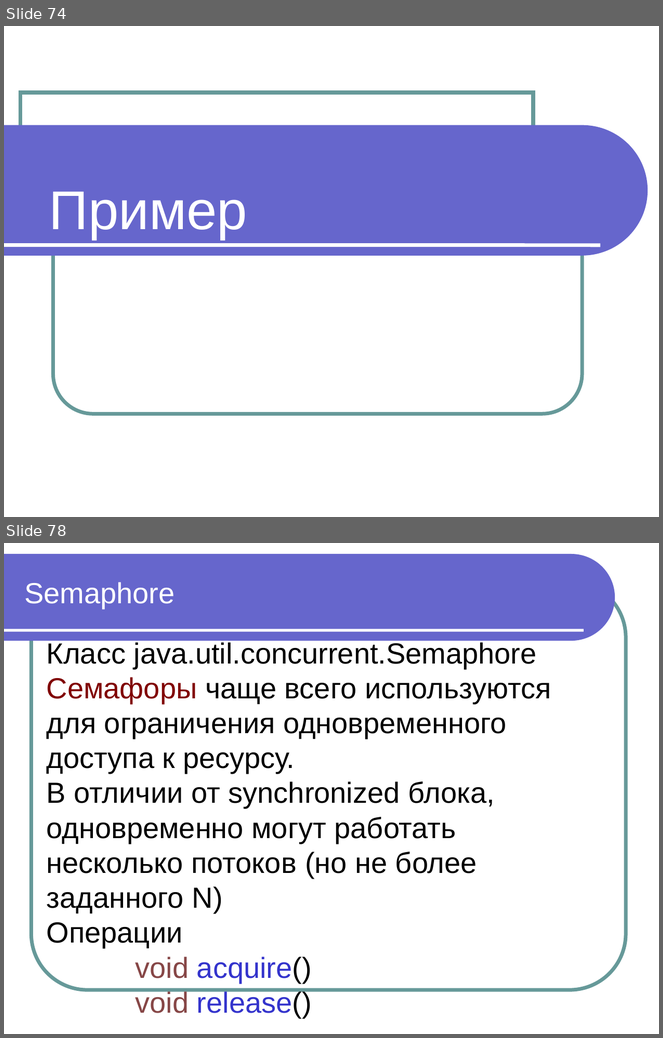
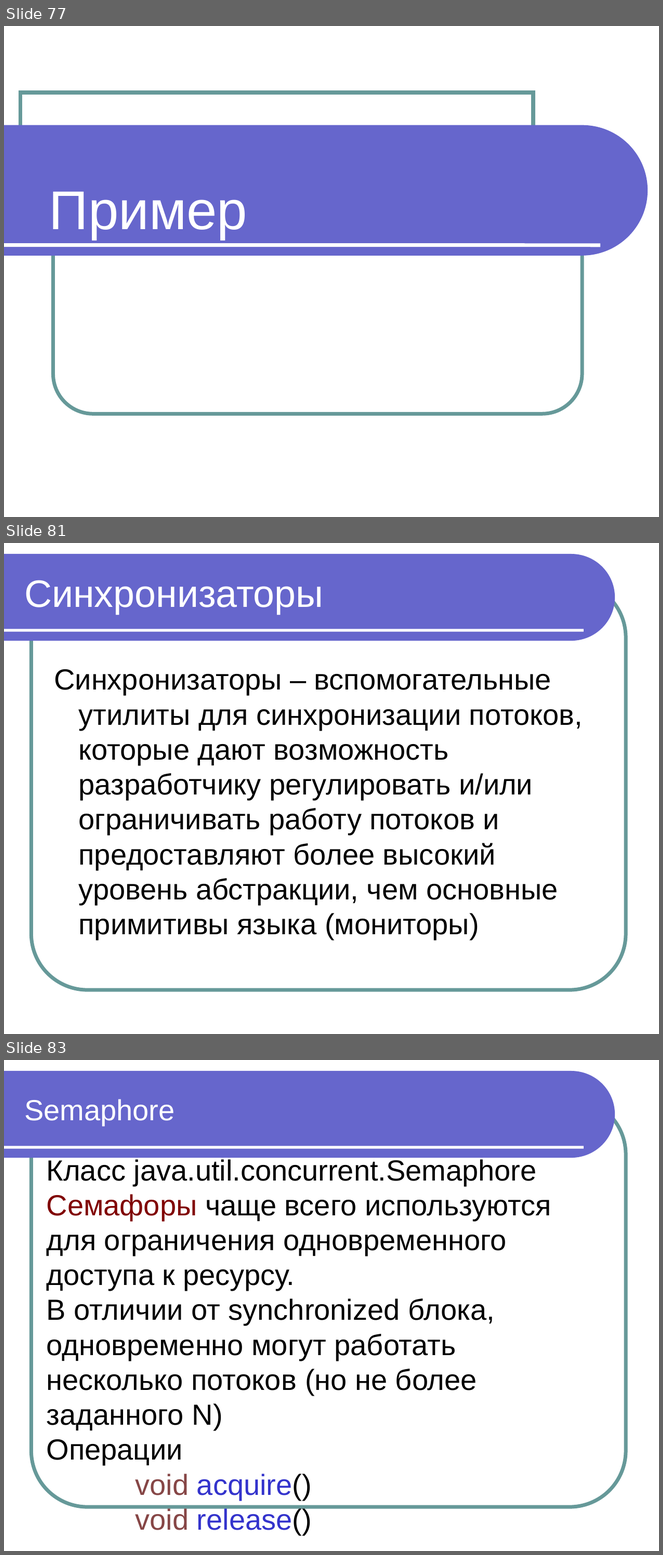
Before and after one commit to maxchv/JavaLessons, a slide deck: Lesson15/Modul 11 Vychislitelnye potoki.pptx. Shown one above the other, each under a label of ours: slides 74 and 78 before the commit, slides 77, 81 and 83 after it; the slides between them are not shown. The pictures are 663x1038 and 663x1555 pixels, drawn with LibreOffice and Linux fonts; fonts in the diff are those of the drawing. Boxes give left, top, right and bottom in pixels: in the first picture for what was removed or moved away, otherwise in the second. Text is boxed around its words. In the diff, an @@ line names an element or a change of style, - is before the commit and + after.

```diff
--- a/Lesson15/Modul 11 Vychislitelnye potoki.pptx
+++ b/Lesson15/Modul 11 Vychislitelnye potoki.pptx
@@ slide 81 added at <box>4,543,659,1034</box>, background #FFFFFF; not listed: 3 template elements that a slide beside it also shows @@
@@ title added at <box>24,580,323,614</box>, 42 pt, text #FFFFFF @@
+Синхронизаторы
@@ text added at <box>54,669,583,940</box>, 32 pt, text #000000 @@
+Синхронизаторы – вспомогательные утилиты для синхронизации потоков, которые дают возможность разработчику регулировать и/или ограничивать работу потоков и предоставляют более высокий уровень абстракции, чем основные примитивы языка (мониторы)
@@ what was slide 74 is now slide 77 @@
@@ what was slide 78 is now slide 83 @@
```
Also in this commit, not shown: 3 slides changed, 6 other slides added, 1 slide removed, 1 other file.
